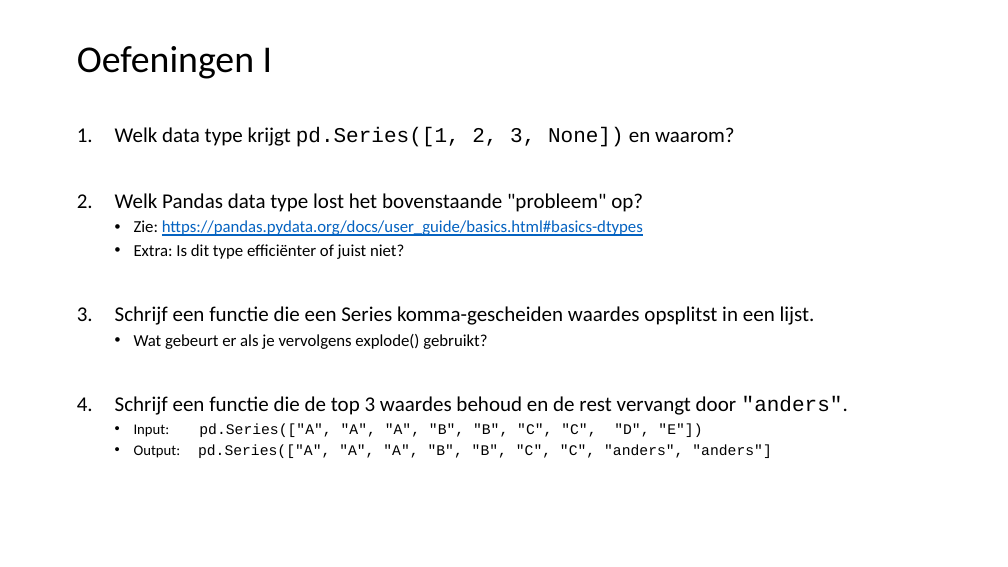
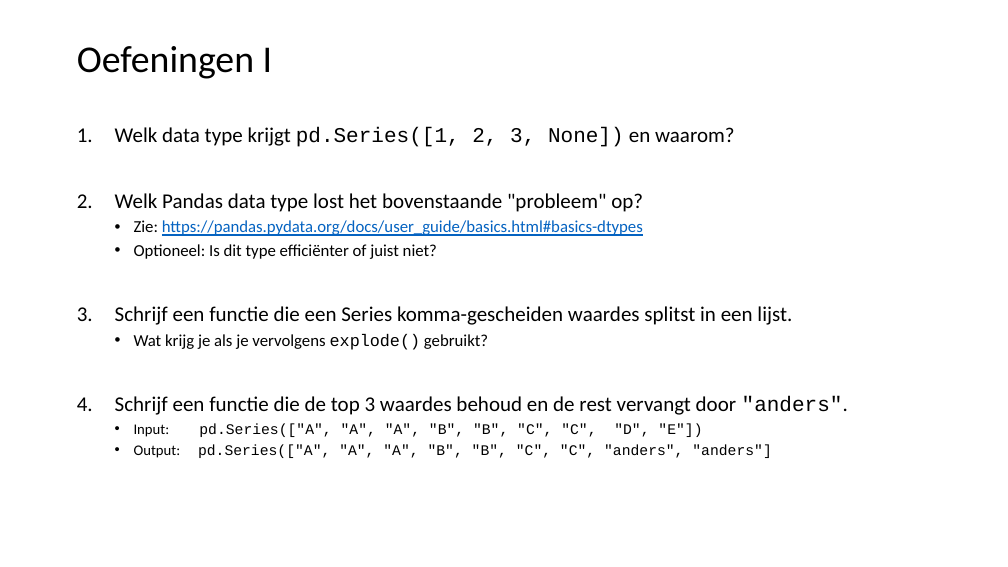
Before and after one commit to LFKoning/knowledge-sharing, a slide deck: slide 8 of python_trainees/3_pandas_plotting/python_traineeship_3.pptx. Drawn at 1008x567 pixels with LibreOffice and Linux fonts; fonts in the diff are those of the drawing. Boxes give left, top, right and bottom in pixels: in the first picture for what was removed or moved away, otherwise in the second. Text is boxed around its words. In the diff, an @@ line names an element or a change of style, - is before the commit and + after.

```diff
--- a/python_trainees/3_pandas_plotting/python_traineeship_3.pptx
+++ b/python_trainees/3_pandas_plotting/python_traineeship_3.pptx
@@ text at box(115, 244, 792, 350): text changed @@
-  • Extra: Is dit type efficiënter of juist niet?
-3. Schrijf een functie die een Series komma-gescheiden waardes opsplitst in een lijst.
-  • Wat gebeurt er als je vervolgens explode() gebruikt?
+  • Optioneel: Is dit type efficiënter of juist niet?
+3. Schrijf een functie die een Series komma-gescheiden waardes splitst in een lijst.
+  • Wat krijg je als je vervolgens explode() gebruikt?
```
Also in this commit, not shown: 14 other slides changed, 8 slides added, 2 slides removed, 17 other files.
